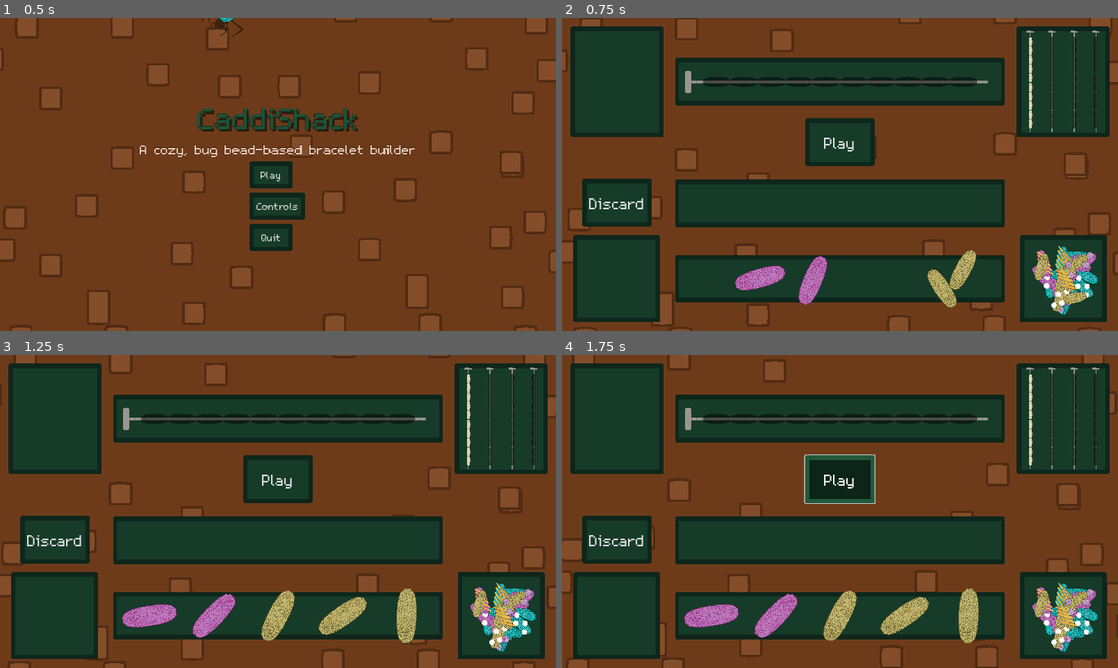
Above: before the commit, frames 1-4 (two rows, left to right).
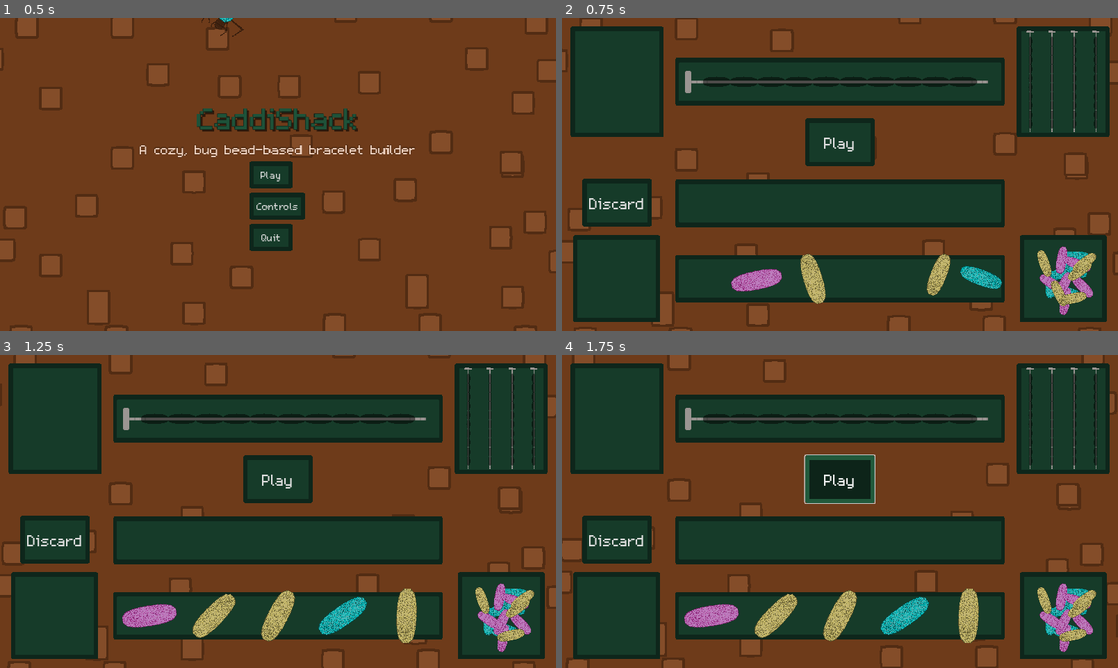
Above: after the commit, the same moments.

Repository: Splashy-Inc/caddishack
Game: Godot game, scene res://SCENES/screen_manager.tscn
Two runs of this game, one before a commit and one after it. Both use one fixed random seed, a clock stepped at 60 frames per second and the inputs below. The engine's default icon, where the game draws it, is replaced by a stand-in: a white triangle on a blue panel in a dark square.
Inputs:
- Up to frame 1 (0.5 s): no input
- Up to frame 2 (0.75 s): click "Play" at 0.5 s
- Up to frame 3 (1.25 s): no input
- Up to frame 4 (1.75 s): click "Play" at 1.25 s

Frame 1 is identical in both runs. In frame 2, 3.4% of the frame differs, in the area x 30-97%, y 6-95%; in frame 3, 2.6%; in frame 4, 2.6%.

Commit message:
Switch back to new run info

Diff:
--- a/SCRIPTS/globals.gd
+++ b/SCRIPTS/globals.gd
@@ -73,7 +73,7 @@
 	return larva_scene.instantiate()
 
 func reset_run():
-	run_info = load("res://RESOURCES/test_run.tres").duplicate()
+	run_info = load("res://RESOURCES/new_run.tres").duplicate()
 
 func change_run_money(amount: int):
 	run_info.money += amount
